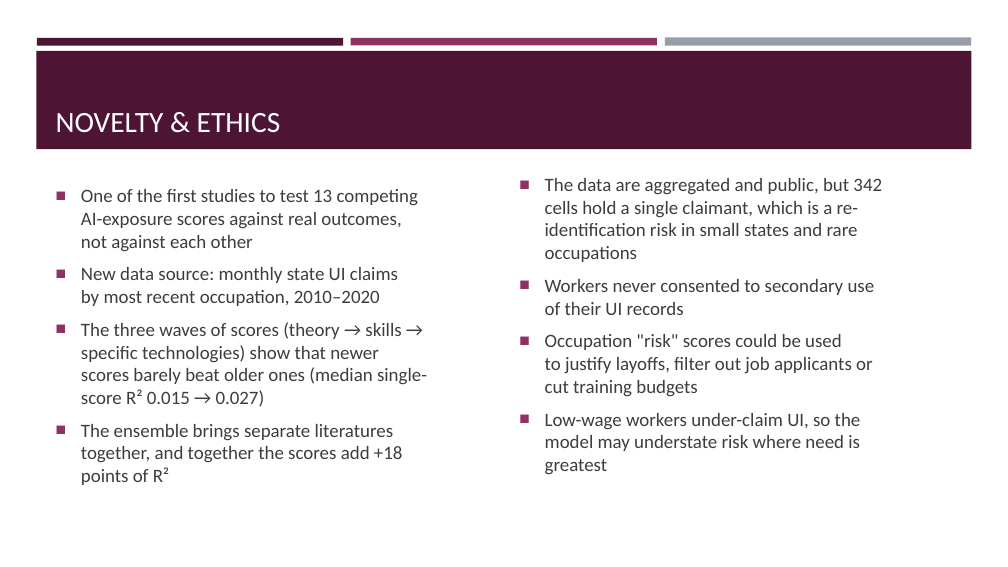
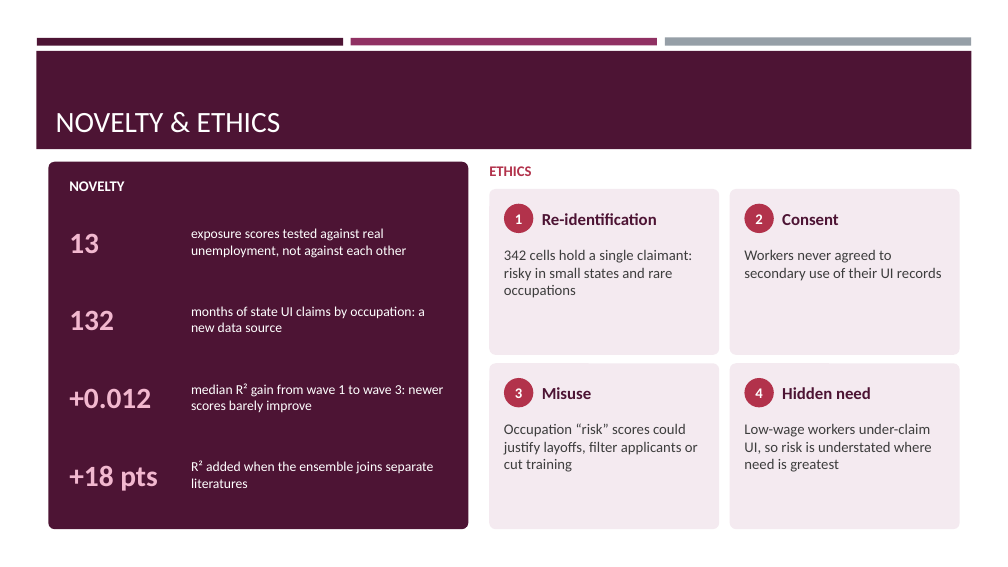
Before and after one commit to Ashonet/CSCU9DA_Assignment, a slide deck: slide 10 of CSCU9DA_Presentation.pptx (slide 9 before the commit). Drawn at 1008x567 pixels with LibreOffice and Linux fonts; fonts in the diff are those of the drawing. Boxes give left, top, right and bottom in pixels: in the first picture for what was removed or moved away, otherwise in the second. Text is boxed around its words. In the diff, an @@ line names an element or a change of style, - is before the commit and + after.

```diff
--- a/CSCU9DA_Presentation.pptx
+++ b/CSCU9DA_Presentation.pptx
@@ rounded rectangle added at (x1=48, y1=162, x2=469, y2=529), fill #4D1434 @@
@@ text added at (x1=489, y1=166, x2=531, y2=176), 14 pt, text #B2324B, bold @@
+ETHICS
@@ text removed at (x1=545, y1=178, x2=882, y2=474) @@
-■ The data are aggregated and public, but 342 cells hold a single claimant, which is a re-identification risk in small states and rare occupations
-■ Workers never consented to secondary use of their UI records
-■ Occupation "risk" scores could be used to justify layoffs, filter out job applicants or cut training budgets
-■ Low-wage workers under-claim UI, so the model may understate risk where need is greatest
@@ text added at (x1=69, y1=181, x2=124, y2=191), 14 pt, text #FFFFFF, bold @@
+NOVELTY
@@ text removed at (x1=81, y1=189, x2=427, y2=485) @@
-■ One of the first studies to test 13 competing AI-exposure scores against real outcomes, not against each other
-■ New data source: monthly state UI claims by most recent occupation, 2010–2020
-■ The three waves of scores (theory → skills → specific technologies) show that newer scores barely beat older ones (median single-score R² 0.015 → 0.027)
-■ The ensemble brings separate literatures together, and together the scores add +18 points of R²
@@ rounded rectangle added at (x1=489, y1=189, x2=719, y2=355), fill #F4EAF0 @@
@@ ellipse added at (x1=504, y1=203, x2=534, y2=233), fill #B2324B, 14 pt, text #FFFFFF, bold @@
+1
@@ rounded rectangle added at (x1=730, y1=189, x2=960, y2=355), fill #F4EAF0 @@
@@ ellipse added at (x1=745, y1=203, x2=774, y2=233), fill #B2324B, 14 pt, text #FFFFFF, bold @@
+2
@@ text added at (x1=69, y1=234, x2=99, y2=253), 28 pt, text #F2B8CF, bold @@
+13
@@ text added at (x1=191, y1=228, x2=406, y2=258), 13 pt, text #FFFFFF @@
+exposure scores tested against real unemployment, not against each other
@@ text added at (x1=542, y1=213, x2=657, y2=225), 16 pt, text #4D1434, bold @@
+Re-identification
@@ text added at (x1=782, y1=214, x2=839, y2=225), 16 pt, text #4D1434, bold @@
+Consent
@@ text added at (x1=504, y1=249, x2=692, y2=298), 14 pt, text #3D3D3D @@
+342 cells hold a single claimant: risky in small states and rare occupations
@@ text added at (x1=744, y1=250, x2=942, y2=281), 14 pt, text #3D3D3D @@
+Workers never agreed to secondary use of their UI records
@@ text added at (x1=69, y1=310, x2=114, y2=330), 28 pt, text #F2B8CF, bold @@
+132
@@ text added at (x1=191, y1=306, x2=425, y2=332), 13 pt, text #FFFFFF @@
+months of state UI claims by occupation: a new data source
@@ text added at (x1=69, y1=389, x2=151, y2=408), 28 pt, text #F2B8CF, bold @@
++0.012
@@ text added at (x1=191, y1=383, x2=443, y2=412), 13 pt, text #FFFFFF @@
+median R² gain from wave 1 to wave 3: newer scores barely improve
@@ rounded rectangle added at (x1=489, y1=364, x2=719, y2=529), fill #F4EAF0 @@
@@ ellipse added at (x1=504, y1=378, x2=534, y2=408), fill #B2324B, 14 pt, text #FFFFFF, bold @@
+3
@@ text added at (x1=542, y1=387, x2=592, y2=399), 16 pt, text #4D1434, bold @@
+Misuse
@@ rounded rectangle added at (x1=730, y1=364, x2=960, y2=529), fill #F4EAF0 @@
@@ ellipse added at (x1=745, y1=378, x2=774, y2=408), fill #B2324B, 14 pt, text #FFFFFF, bold @@
+4
@@ text added at (x1=782, y1=387, x2=871, y2=399), 16 pt, text #4D1434, bold @@
+Hidden need
@@ text added at (x1=504, y1=423, x2=698, y2=472), 14 pt, text #3D3D3D @@
+Occupation “risk” scores could justify layoffs, filter applicants or cut training
@@ text added at (x1=744, y1=424, x2=932, y2=472), 14 pt, text #3D3D3D @@
+Low-wage workers under-claim UI, so risk is understated where need is greatest
@@ text added at (x1=69, y1=465, x2=157, y2=491), 28 pt, text #F2B8CF, bold @@
++18 pts
@@ text added at (x1=191, y1=460, x2=434, y2=488), 13 pt, text #FFFFFF @@
+R² added when the ensemble joins separate literatures
```
Also in this commit, not shown: 6 other slides changed, 2 slides added.
